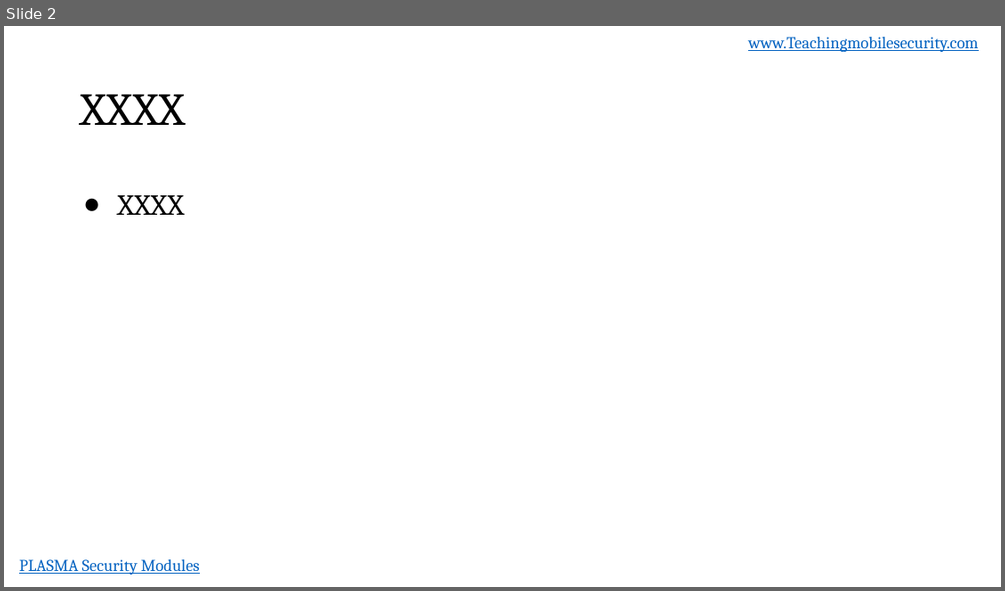
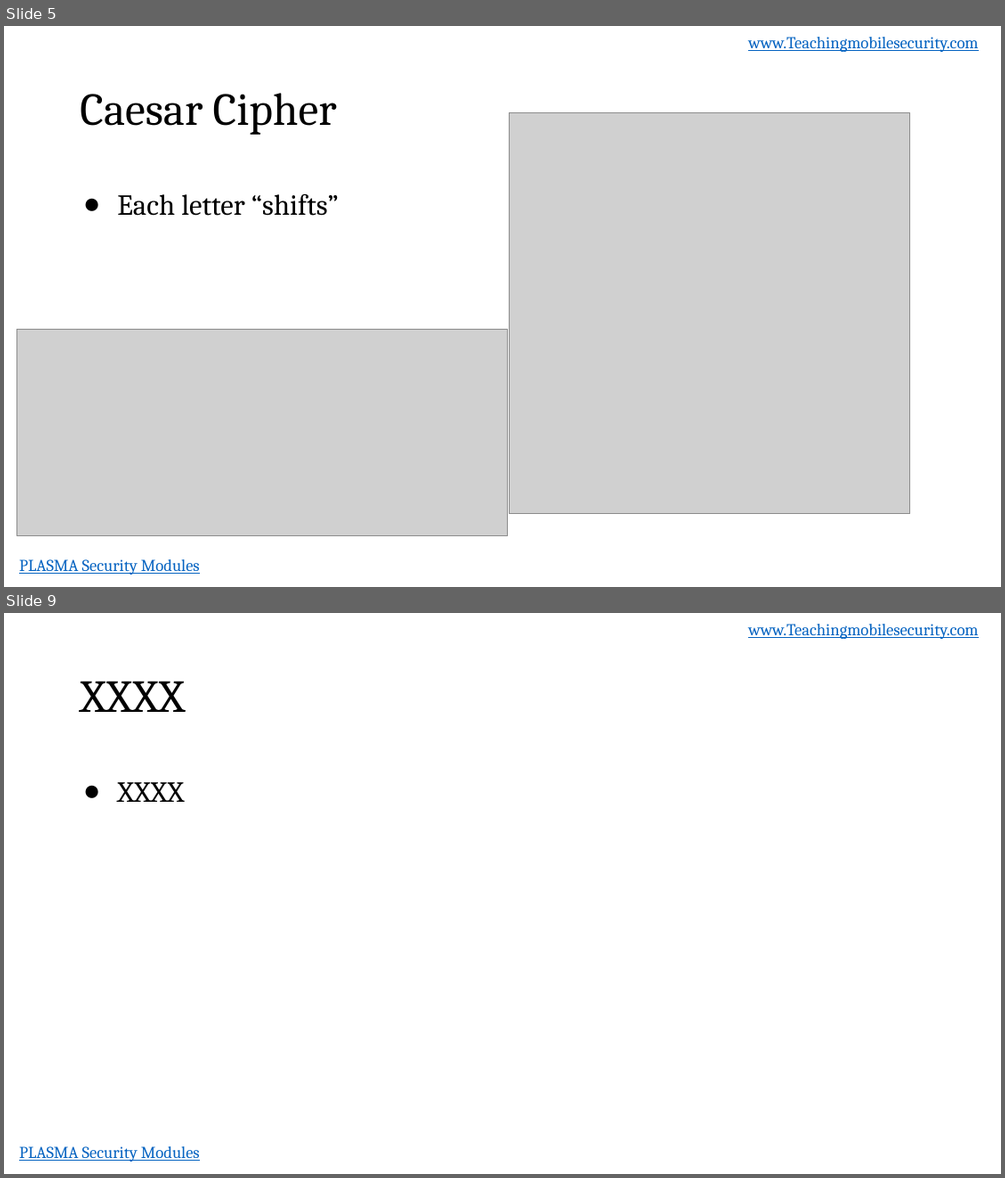
Before and after one commit to dan7800/VulnerableAndroidAppOracle, a slide deck: Vulnerabilities/ProperEncyption/ProperEncryption.pptx. Shown one above the other, each under a label of ours: slide 2 before the commit, slides 5 and 9 after it; the slides between them are not shown. The pictures are 1005x591 and 1005x1178 pixels, drawn with LibreOffice and Linux fonts; fonts in the diff are those of the drawing; grey boxes stand for pictures; background and template pictures are left out. Boxes give left, top, right and bottom in pixels: in the first picture for what was removed or moved away, otherwise in the second. Text is boxed around its words. In the diff, an @@ line names an element or a change of style, - is before the commit and + after.

```diff
--- a/Vulnerabilities/ProperEncyption/ProperEncryption.pptx
+++ b/Vulnerabilities/ProperEncyption/ProperEncryption.pptx
@@ slide 5 added at [4, 26, 1001, 587], background #FFFFFF; not listed: 2 template elements that a slide beside it also shows @@
@@ title added at [80, 93, 337, 135], 44 pt, text #000000 @@
+Caesar Cipher
@@ picture added at [509, 112, 909, 514] @@
@@ text added at [117, 194, 339, 216], 28 pt, text #000000 @@
+● Each letter “shifts”
@@ picture added at [17, 329, 508, 536] @@
@@ what was slide 2 is now slide 9 @@
```
Also in this commit, not shown: 1 slide changed, 17 other slides added.
